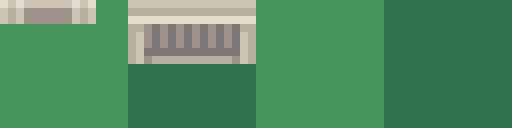
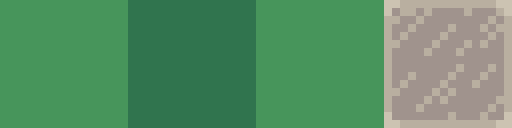
Comparing the layer stacks of the two 512×128 images. Changes:
moved "Layer 1" above "Layer 2 copy", painted on it over (x1=0, y1=0, x2=512, y2=128)
renamed "Layer 2" to "Layer 2 copy", hid it, painted on it over (x1=0, y1=0, x2=512, y2=128)
